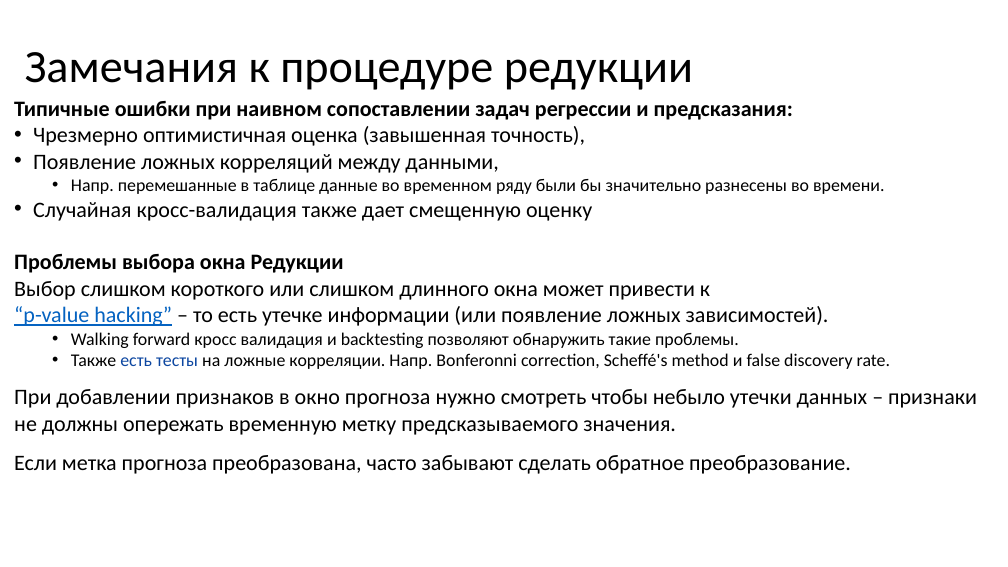
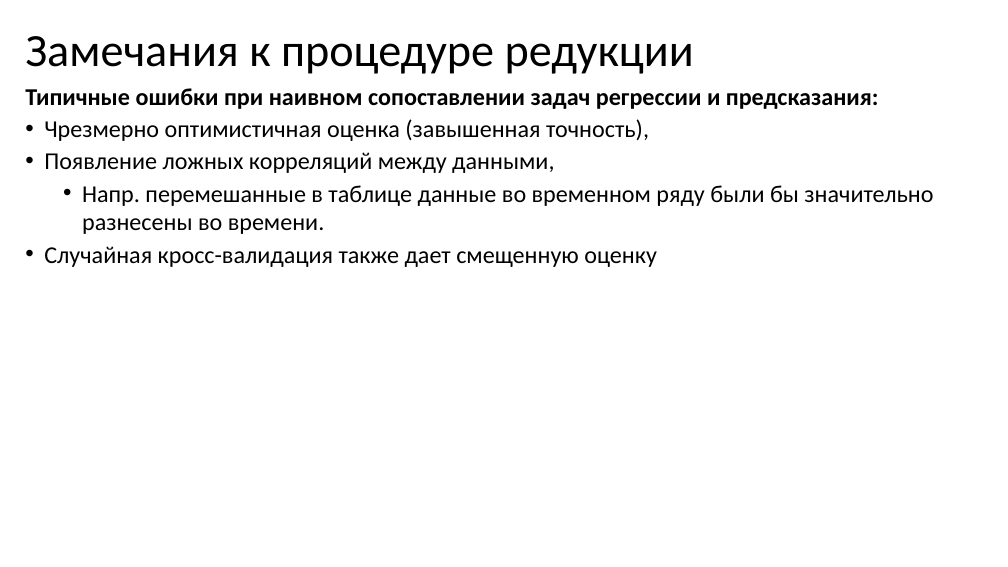
Before and after one commit to MVRonkin/TimeSeriesCourse, a slide deck: slide 9 of 2025/LEC/05-1 методы машинного обучения для анализа ВР.pptx (slide 7 before the commit). Drawn at 1008x567 pixels with LibreOffice and Linux fonts; fonts in the diff are those of the drawing. Boxes give left, top, right and bottom in pixels: in the first picture for what was removed or moved away, otherwise in the second. Text is boxed around its words. In the diff, an @@ line names an element or a change of style, - is before the commit and + after.

```diff
--- a/2025/LEC/05-1 методы машинного обучения для анализа ВР.pptx
+++ b/2025/LEC/05-1 методы машинного обучения для анализа ВР.pptx
@@ title "Замечания к процедуре редукции": place and size @@
-title "Замечания к процедуре редукции" at box(25, 52, 693, 90)
+title "Замечания к процедуре редукции" at box(25, 36, 694, 74)
@@ text "Типичные ошибки при наивном сопоставлении ...": place and size @@
-text "Типичные ошибки при наивном сопоставлении ..." at box(14, 101, 977, 474)
+text "Типичные ошибки при наивном сопоставлении ..." at box(25, 88, 933, 267)
@@ text "Типичные ошибки при наивном сопоставлении ..." at box(25, 88, 933, 267): size 21 to 23 pt in "Типичные ошибки при наивном сопоставлении задач регрессии ...", "Чрезмерно оптимистичная оценка (завышенная точность),", "Появление ложных корреляций между данными,", "Случайная кросс-валидация также дает смещенную оценку"; size 17 to 23 pt in "Напр. перемешанные в таблице данные во временном ..."; more space between paragraphs @@
@@ text at box(14, 254, 977, 474): paragraphs removed @@
-Проблемы выбора окна Редукции
-Выбор слишком короткого или слишком длинного окна может привести к
-“p-value hacking” – то есть утечке информации (или появление ложных зависимостей).
-  • Walking forward кросс валидация и backtesting позволяют обнаружить такие проблемы.
-  • Также есть тесты на ложные корреляции. Напр. Bonferonni correction, Scheffé's method и false discovery rate.
-При добавлении признаков в окно прогноза нужно смотреть чтобы небыло утечки данных – признаки не должны опережать временную метку предсказываемого значения.
-Если метка прогноза преобразована, часто забывают сделать обратное преобразование.
```
Also in this commit, not shown: 5 other slides changed, 7 slides added, 5 slides removed, 5 other files.
